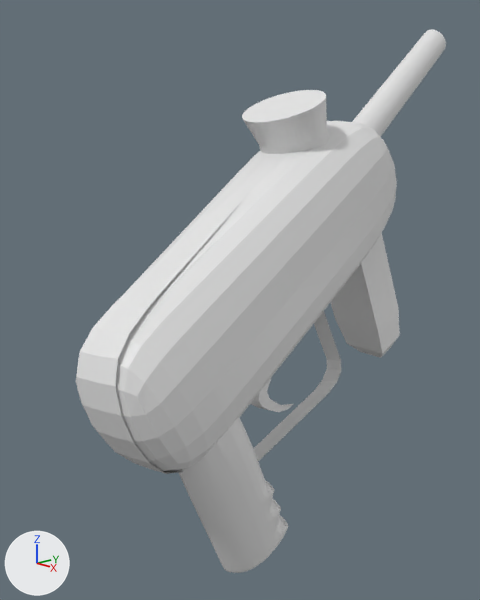
The Blender file pistola.blend: old version first, new version second.
Rendered twice from a 50 mm lens placed at (2.42, -3.11, 3.15), pointed at (-0.38, -0.6, 2.21). Lighting does not change. The marker at lower left points along +X, +Y and +Z.
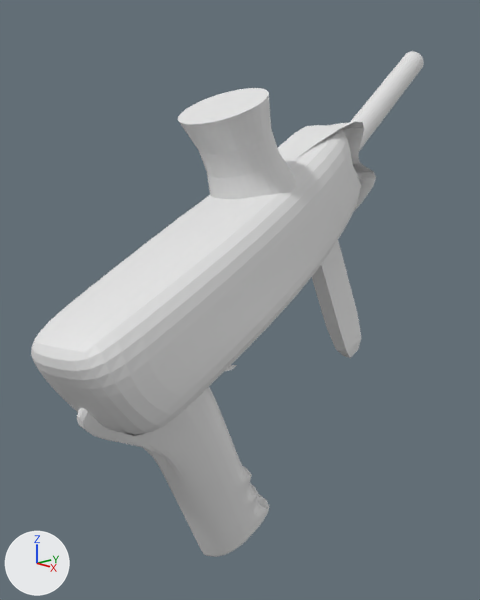
Commit message: pistola mejorar

The change, as a diff of the scene's bpy script:
```diff
--- a/pistola.blend.py
+++ b/pistola.blend.py
@@ me_cube_002 @@
 # used by ob_cube_002; location = (0.0, 0.0, 0.0)
-me_cube_002.from_pydata(...)  # 16 vertices, 11 faces; spans x -0.62..0.37, y -2.1..0.36, z 1.59..3.38
+me_cube_002.from_pydata(...)  # 28 vertices, 21 faces; spans x -0.51..0.37, y -2.1..0.65, z 1.59..3.65
+# me_cube_002 part 1
+# 5 faces are deleted
+# 4 vertices move from x -0.62..-0.2, y -0.09..0.36, z 2.66..3.38 to x -0.47..-0.06, y 0.29..0.65, z 3.02..3.65
+# 12 vertices are added at x -0.51..0.36, y -1.98..0.32, z 1.82..3.25
+# 15 new faces join them
@@ me_cube_010 @@
 # used by ob_cube_003; location = (0.234, -1.267, 1.581); rotation_euler = (0.445, 0.0737, 0.0616), in degrees (25, 4.2, 3.5); scale = (-0.139, 0.191, 0.572)
-me_cube_010.from_pydata(...)  # 144 vertices, 136 faces; spans x -1.05..1.0, y -1.0..1.32, z -1.0..1.0
+me_cube_010.from_pydata(...)  # 170 vertices, 163 faces; spans x -1.14..1.22, y -2.45..1.55, z -1.02..1.48
+# me_cube_010 part 2
+# 10 vertices are removed from x -1.0..1.0, y -1.0..0.0, z 1.0
+# 14 faces are deleted
+# 4 vertices in x -1.0..1.0, y 1.0, z -0.83..-0.74 move by (-0.01, 0.04, 0.05)
+# 8 vertices move from x -1.05..1.0, y 1.0..1.32, z -1.0..-0.39 to x -1.05..1.01, y 1.02..1.55, z -1.02..-0.41
+# 20 vertices are added at x -1.14..1.22, y -2.45..-0.06, z 0.45..1.48
+# 10 new vertices lie (0.0, 0.0, 0.61) away from vertices in x -1.0..1.0, y -1.0..1.0, z -0.21
+# 6 new vertices lie (0.21, -0.12, 0.57) away from vertices in x -1.0..1.0, y -1.0..-0.02, z 0.4
+# 41 new faces join them
@@ ob_cube_002 @@
 ob_cube_002 = bpy.data.objects.new('Cube.002', me_cube_002)
-ob_cube_002.location = (0.0, 0.0, 0.0)
+ob_cube_002.location = (0.043, -0.256, 0.804)
+ob_cube_002.scale = (0.855, 0.927, 0.693)
 _m = ob_cube_002.modifiers.new('Subdivision', 'SUBSURF')
@@ ob_cylinder @@
 ob_cylinder = bpy.data.objects.new('Cylinder', me_cylinder)
-ob_cylinder.location = (-0.083, -0.474, 3.088)
+ob_cylinder.location = (-0.004, -0.95, 3.073)
 ob_cylinder.rotation_euler = (0.467, -0.0657, 0.18)  # degrees (27, -3.8, 10)
@@ ob_cylinder_001 @@
 ob_cylinder_001 = bpy.data.objects.new('Cylinder.001', me_cylinder_001)
-ob_cylinder_001.location = (-0.361, 0.73, 3.38)
+ob_cylinder_001.location = (-0.383, 0.59, 3.293)
 ob_cylinder_001.rotation_euler = (-1.025, -0.55, -0.02)  # degrees (-59, -32, -1.1)
-ob_cylinder_001.scale = (0.08, 0.1, 1.02)
+ob_cylinder_001.scale = (0.07, 0.08, 0.85)
@@ ob_cube_004 @@
 ob_cube_004 = bpy.data.objects.new('Cube.004', me_cube_004)
-ob_cube_004.location = (-0.155, 0.189, 2.278)
+ob_cube_004.location = (-0.128, -0.075, 2.255)
 ob_cube_004.rotation_euler = (0.432, 0.0099, 0.0223)  # degrees (25, 0.6, 1.3)
-ob_cube_004.scale = (-0.17, 0.12, 0.6)
+ob_cube_004.scale = (-0.0535, 0.0931, 0.519)
@@ ob_cube_006 @@
 ob_cube_006 = bpy.data.objects.new('Cube.006', me_cube_005)
-ob_cube_006.location = (0.582, -0.332, 1.089)
+ob_cube_006.location = (0.38, -0.539, 1.297)
 ob_cube_006.scale = (0.062, 0.128, 0.29)
@@ ob_cube @@
-ob_cube = bpy.data.objects.new('Cube', me_cube_008)
-ob_cube.location = (-1.104, 0.112, 1.465)
-ob_cube.rotation_euler = (0.453, 0.00407, -0.0942)  # degrees (26, 0.2, -5.4)
-ob_cube.scale = (0.05, 0.475, 0.302)
@@ ob_cube_003 @@
 ob_cube_003 = bpy.data.objects.new('Cube.003', me_cube_010)
-ob_cube_003.location = (0.234, -1.267, 1.581)
+ob_cube_003.location = (0.099, -1.297, 1.617)
 ob_cube_003.rotation_euler = (0.445, 0.0737, 0.0616)  # degrees (25, 4.2, 3.5)
```

Location of each change, (x1, y1, x2, y2) in pixels of the pictures (480 x 600 px):
'Cube.002', reshaped, moved, rescaled (7% wider, 11% shorter): before (76, 121, 397, 474); after (31, 122, 376, 436)
'Cube.003', reshaped, moved: before (179, 418, 288, 573); after (77, 387, 270, 557)
'Cylinder', moved: before (242, 90, 329, 154); after (178, 88, 296, 199)
'Cube.004', moved, rescaled (29% narrower, 6% shorter): before (331, 233, 400, 358); after (312, 241, 361, 358)
'Cylinder.001', moved, rescaled: before (352, 30, 446, 137); after (350, 51, 424, 151)
'Cube', deleted: before (253, 311, 341, 461)
'Cube.006', moved: before (251, 377, 293, 412); after (225, 365, 237, 371)
part 2 of me_cube_010, built on: before (179, 418, 288, 550); after (77, 387, 270, 533)
